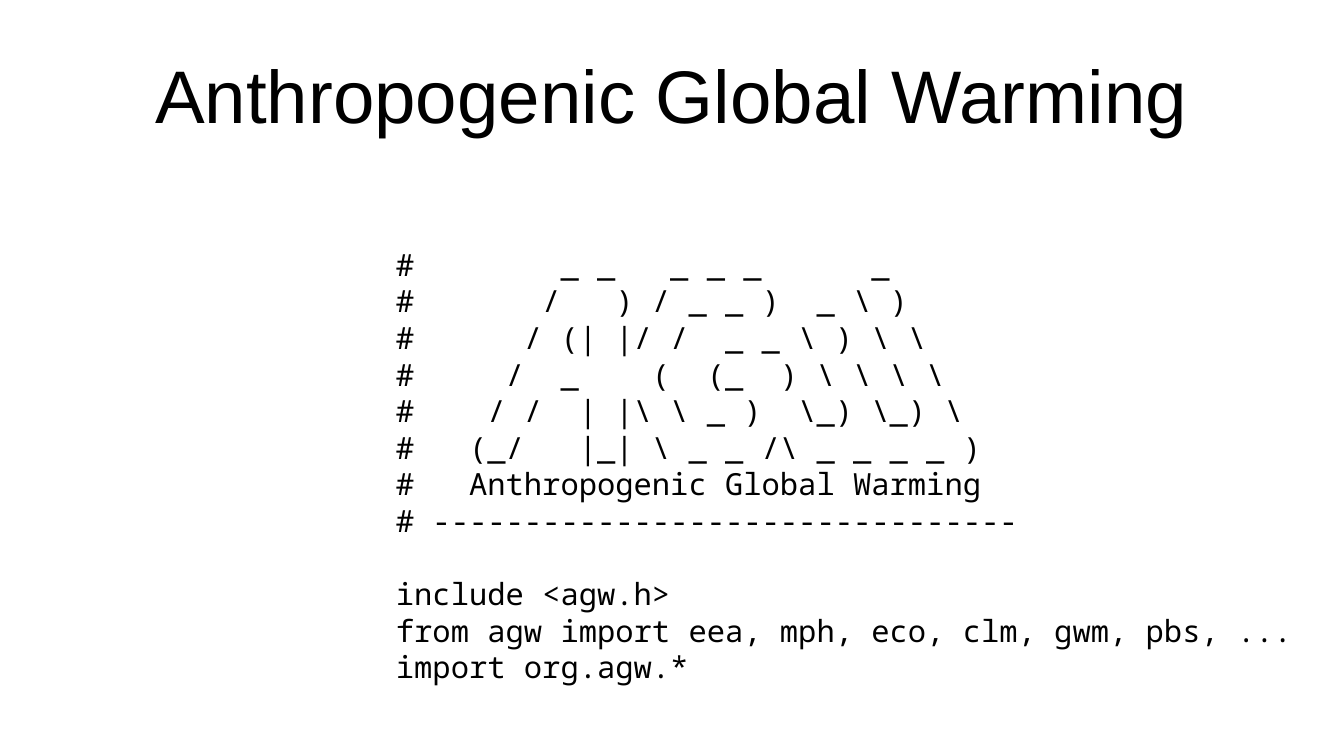
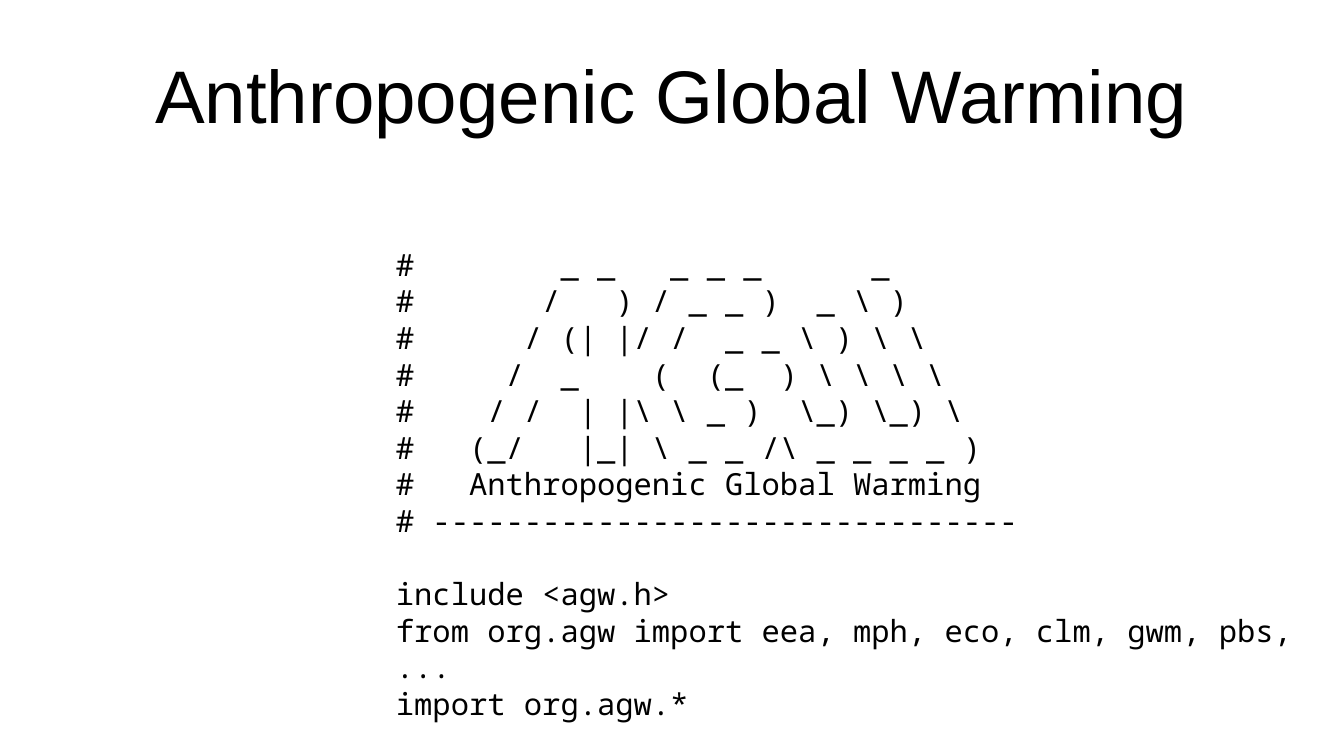
Before and after one commit to YorkEarwaker/Climate-Model, a slide deck: slide 2 of ppm/anthropogenic-global-warming-context.odp. Drawn at 1344x756 pixels with LibreOffice and Linux fonts; fonts in the diff are those of the drawing. Boxes give left, top, right and bottom in pixels: in the first picture for what was removed or moved away, otherwise in the second. Text is boxed around its words. In the diff, an @@ line names an element or a change of style, - is before the commit and + after.

```diff
--- a/ppm/anthropogenic-global-warming-context.odp
+++ b/ppm/anthropogenic-global-warming-context.odp
@@ text at (396,618,1292,650): text changed @@
-from agw import eea, mph, eco, clm, gwm, pbs, ...
+from org.agw import eea, mph, eco, clm, gwm, pbs, ...
```
Also in this commit, not shown: 3 other slides changed, 4 slides added.
